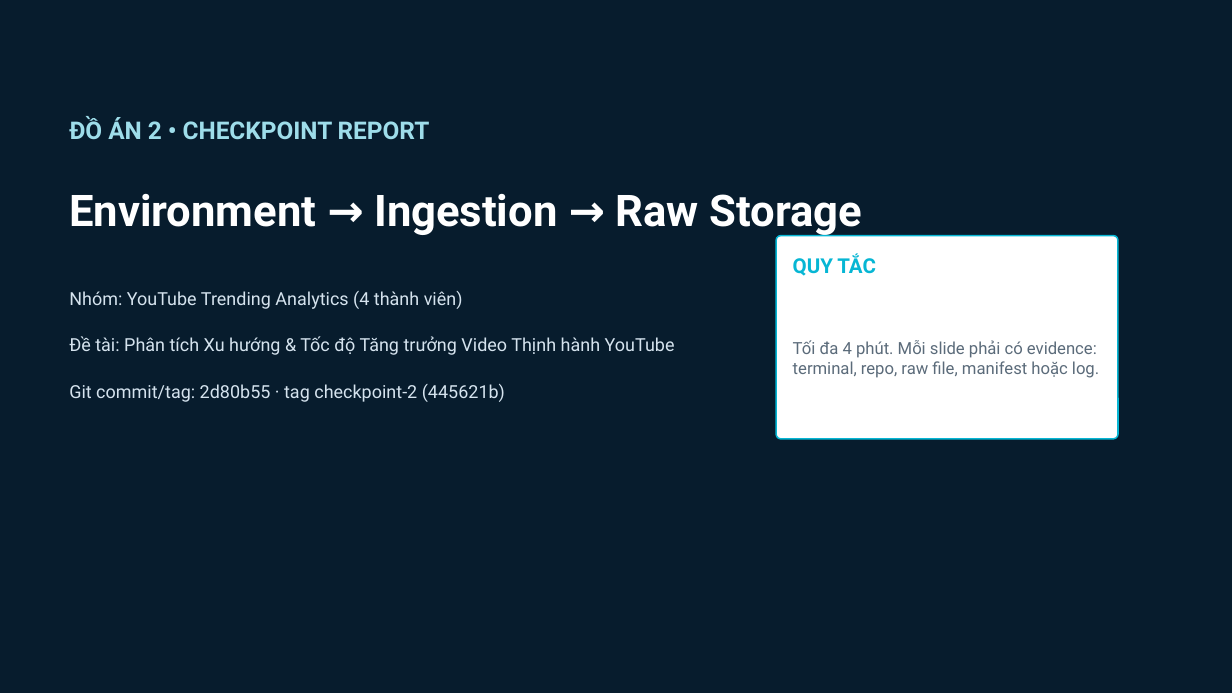
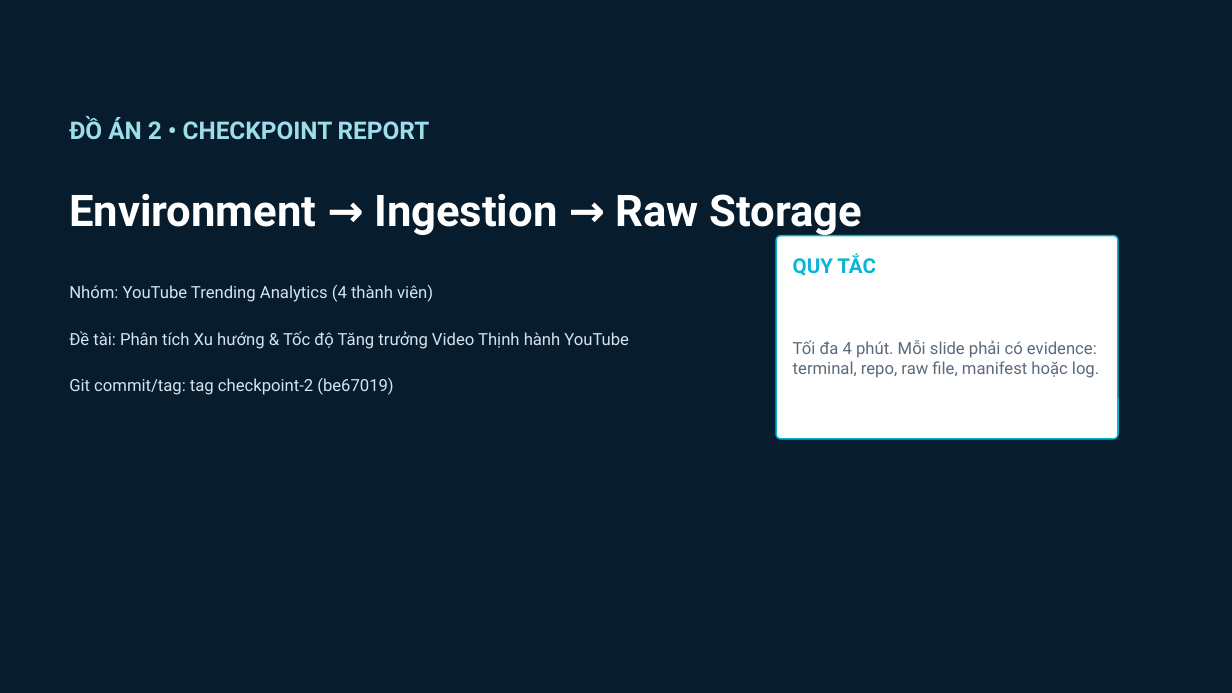
Before and after one commit to kichirou244/bigdata-project, a slide deck: slide 1 of docs/Checkpoint2_Report_YouTube_Trending.pptx. Drawn at 1232x693 pixels with LibreOffice and Linux fonts; fonts in the diff are those of the drawing. Boxes give left, top, right and bottom in pixels: in the first picture for what was removed or moved away, otherwise in the second. Text is boxed around its words. In the diff, an @@ line names an element or a change of style, - is before the commit and + after.

Commit message:
fix(checkpoint-2): do layout bao cao bang metrics font that + tu validate khong tran
- src/build_checkpoint_report.py:
  - do chieu cao/so dong bang metrics that cua font (Pillow doc TTF Calibri/Consolas)
    -> wrap giong het PowerPoint, tu thu nho cu chung khi vuot khung
  - fill theo 'khung' (card) cua template: tieu de + than; kiem tra tran bang + kiem tra chong
  - noi khoi 'PROVENANCE'/'BLOCKER' + 'SCALE' de du chua nho
  - tham chieu TAG (khong phu thuoc HEAD) -> sinh lai bao cao cho ket qua giong het nhau
  - validate() tra exit code != 0 neu con tran/chong/thieu noi dung
- src/build_checkpoint_brief.py:
  - dieu 4 dong EXIT TICKET ngay tai cho (thay duong '____' cua mau) thay vi them muc rieng
  - them bang doi chieu rubric -> evidence + validate
- docs/*.pptx|docx: sinh lai theo layout moi

Khong sua 1 byte nao cua raw CSV 8,59 GB.

```diff
--- a/docs/Checkpoint2_Report_YouTube_Trending.pptx
+++ b/docs/Checkpoint2_Report_YouTube_Trending.pptx
@@ text "Nhóm: YouTube Trending Analytics (4 ..." at (x1=69, y1=285, x2=433, y2=302): size 14 to 13 pt @@
@@ text "Đề tài: Phân tích Xu ..." at (x1=69, y1=331, x2=629, y2=349): size 14 to 13 pt @@
@@ text at (x1=69, y1=378, x2=393, y2=395): text changed; size 14 to 13 pt @@
-Git commit/tag: 2d80b55 · tag checkpoint-2 (445621b)
+Git commit/tag: tag checkpoint-2 (be67019)
```
Also in this commit, not shown: 5 other slides changed, 4 other files.
